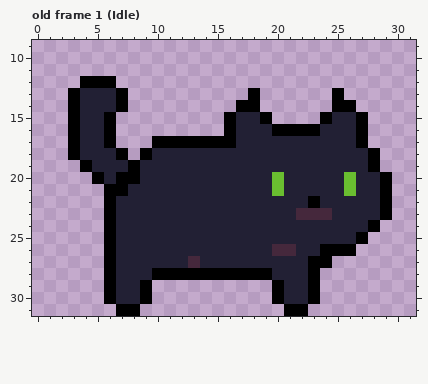
Two versions of one pixel-art file, Assets/Sprites/ShadowCat/ShadowCat1.aseprite. This is how it looked before the edit.
32x32 pixels, 23 frames. Shown: old frame 1 (Idle): x 0..31, y 9..31. The commit also changed other frames, which this record leaves out.
After the commit:
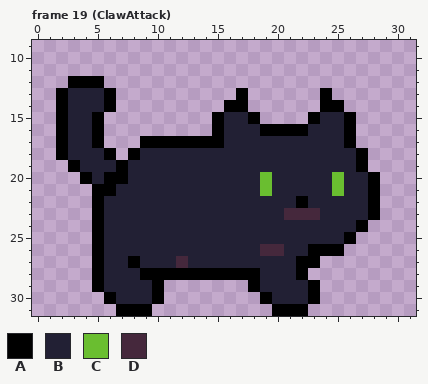
Palette (. is transparent): A #000000  B #222034  C #6abe30  D #45283c
A new or re-ordered frame is compared with the old frame closest to it.
Author's note on the commit: Added FurBall and ClawAttack skills
The edit:
frames re-ordered
Frame 19 (ClawAttack) against old frame 1 (Idle), layers "Layer 3", "Layer 1":
y 12: x 3 . -> A; x 6 A -> .
y 13: x 2..3 .A -> AB; x 6..7 BA -> A.; x 17..18 .A -> A.; x 24..25 .A -> A.
y 14: x 2..3 .A -> AB; x 6..7 BA -> A.; x 16 . -> A; x 18 A -> .; x 24 . -> A; x 26 A -> .
y 15: x 2..3 .A -> AB; x 5..6 BA -> A.; x 15..16 .A -> AB; x 18..19 BA -> A.; x 23..24 .A -> AB; x 26..27 BA -> A.
y 16: x 2..3 .A -> AB; x 5..6 BA -> A.; x 15..16 .A -> AB; x 19 B -> A; x 23 A -> B; x 26..27 BA -> A.
y 17: x 2..3 .A -> AB; x 5..6 BA -> A.; x 9 . -> A; x 16 A -> B; x 26..27 BA -> A.
y 18: x 2..3 .A -> AB; x 6..9 BA.A -> A.AB; x 27..28 BA -> A.
y 19: x 3..4 .A -> AB; x 7..8 BA -> AB; x 27..28 BA -> A.
y 20: x 4..6 .AB -> ABA; x 8 A -> B; x 19..20 BC -> CB; x 25..26 BC -> CB; x 28..29 BA -> A.
y 21: x 5 . -> A; x 7 A -> B; x 19..20 BC -> CB; x 25..26 BC -> CB; x 28..29 BA -> A.
y 22: x 5..6 .A -> AB; x 22..23 BA -> AB; x 28..29 BA -> A.
y 23: x 5..6 .A -> AB; x 21 B -> D; x 24 D -> B; x 28..29 BA -> A.
y 24: x 5..6 .A -> AB; x 27..28 BA -> A.
y 25: x 5..6 .A -> AB; x 26..27 BA -> A.
y 26: x 5..6 .A -> AB; x 19 B -> D; x 21 D -> B; x 23 B -> A; x 26 A -> .
y 27: x 5..6 .A -> AB; x 8 B -> A; x 12..13 BD -> DB; x 22 B -> A; x 24 A -> .
y 28: x 5..6 .A -> AB; x 9 B -> A; x 19 A -> B; x 22..23 BA -> A.
y 29: x 5..6 .A -> AB; x 9..10 A. -> BA; x 18..20 ..A -> ABB
y 30: x 9..10 A. -> BA; x 19..20 .A -> AB
y 31: x 9 . -> A; x 20 . -> A
Boxes around the changes in both pictures, in picture pixels (x1, y1, x2, y2):
changed: (56, 76, 200, 316)
changed: (212, 88, 392, 316)
